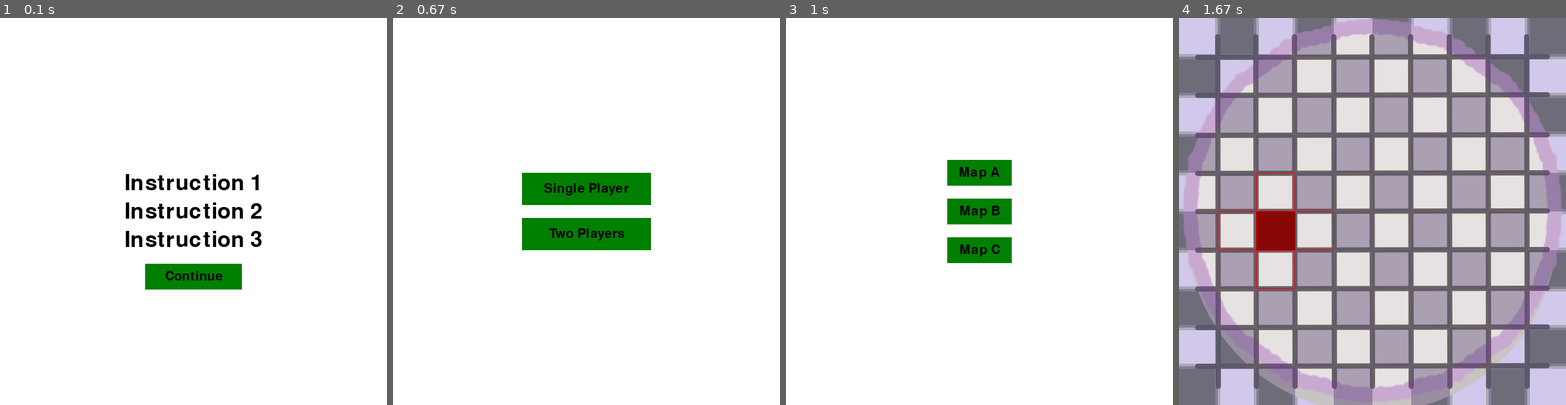
Above: before the commit, frames 1-4 (left to right).
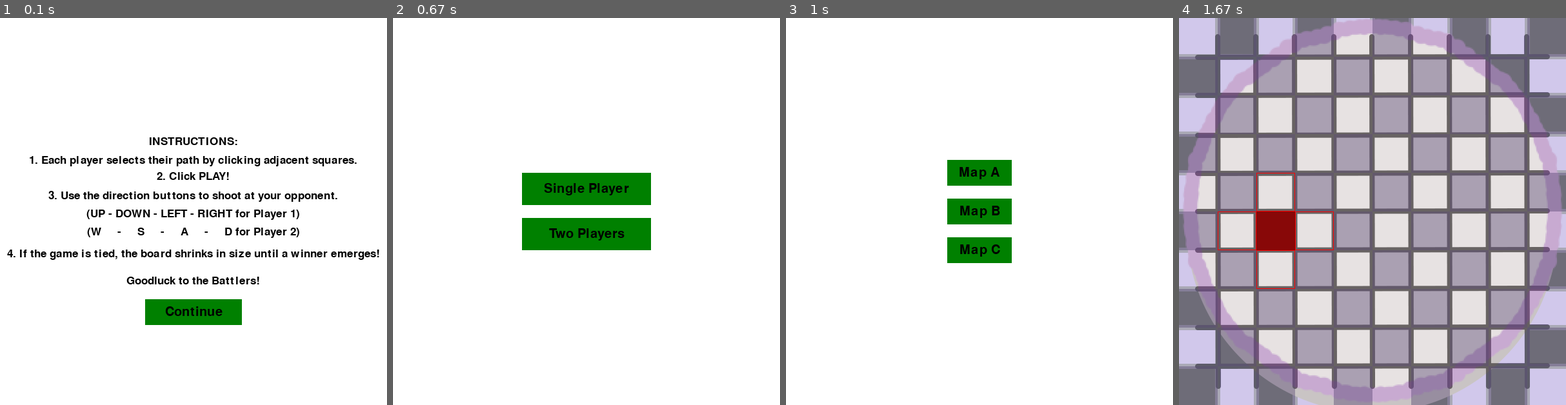
Above: after the commit, the same moments.

Repository: ubongjc/Pygame
Game: pygame game, started from main.py
The game is run twice, just before and just after one commit, with the same random seed, the same clock (stepped at 60 frames per second) and the same inputs.
Inputs (mouse positions are in pixels of both pictures, inside the frame that each line leads up to):
- Up to frame 1 (0.1 s): no input
- Up to frame 2 (0.67 s): click "Continue" at 0.38 s
- Up to frame 3 (1 s): click "Single Player" at 0.72 s
- Up to frame 4 (1.67 s): click "Map A" at 1.05 s; click (1279, 215) at 1.38 s

The runs differ from the first frame. In frame 1, 8.8% of the frame differs, in the area x 1-98%, y 30-80%; in frame 2, nothing differs; in frame 3, nothing differs; in frame 4, nothing differs.

Commit message:
added instructions

Diff:
--- a/main.py
+++ b/main.py
@@ -273,7 +273,7 @@
     scaled_background = pygame.transform.scale(background_image, (constants.SCREEN_SIZE, constants.SCREEN_SIZE))
     # screen.blit(scaled_background, (0, 0))
     screen.fill(constants.WHITE)
-    last_line_y = display_centered_texts(screen, instructions, font_size=50, color=constants.BLACK)
+    last_line_y = display_centered_texts(screen, instructions, font_size=26, color=constants.BLACK)
     instruction_button_y = last_line_y + 20  # Add some space (20 pixels) between the last line and the button
     instruction_button = Button((constants.SCREEN_SIZE - 150) // 2, instruction_button_y, 150, 40, "Continue",
                                 (0, 128, 0), 30)
@@ -340,7 +340,14 @@
     shoot_event = pygame.USEREVENT + 2
     pygame.time.set_timer(shoot_event, random.randint(1000, 3000))
     show_instructions = True
-    instructions = ["Instruction 1", "Instruction 2", "Instruction 3"]
+    instructions = ["INSTRUCTIONS:", "1. Each player selects their path by clicking adjacent squares.",
+                                     "2. Click PLAY!",
+                                     "3. Use the direction buttons to shoot at your opponent.",
+                                     "(UP - DOWN - LEFT - RIGHT for Player 1)",
+                                     "(W     -     S     -     A     -     D for Player 2)",
+                                     "4. If the game is tied, the board shrinks in size until a winner emerges!",
+                                     "",
+                                     "Goodluck to the Battlers!"]
     instruction_button = None
     replay_button = None
     show_game_mode_selection = False
